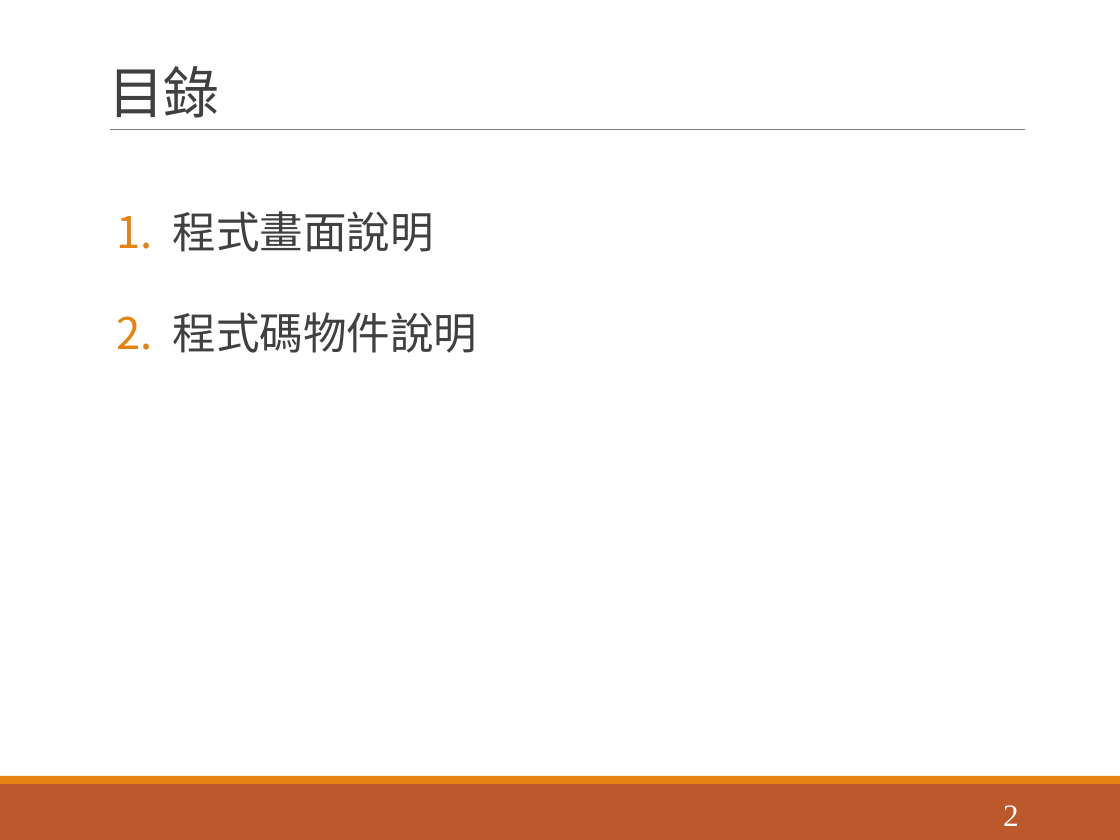
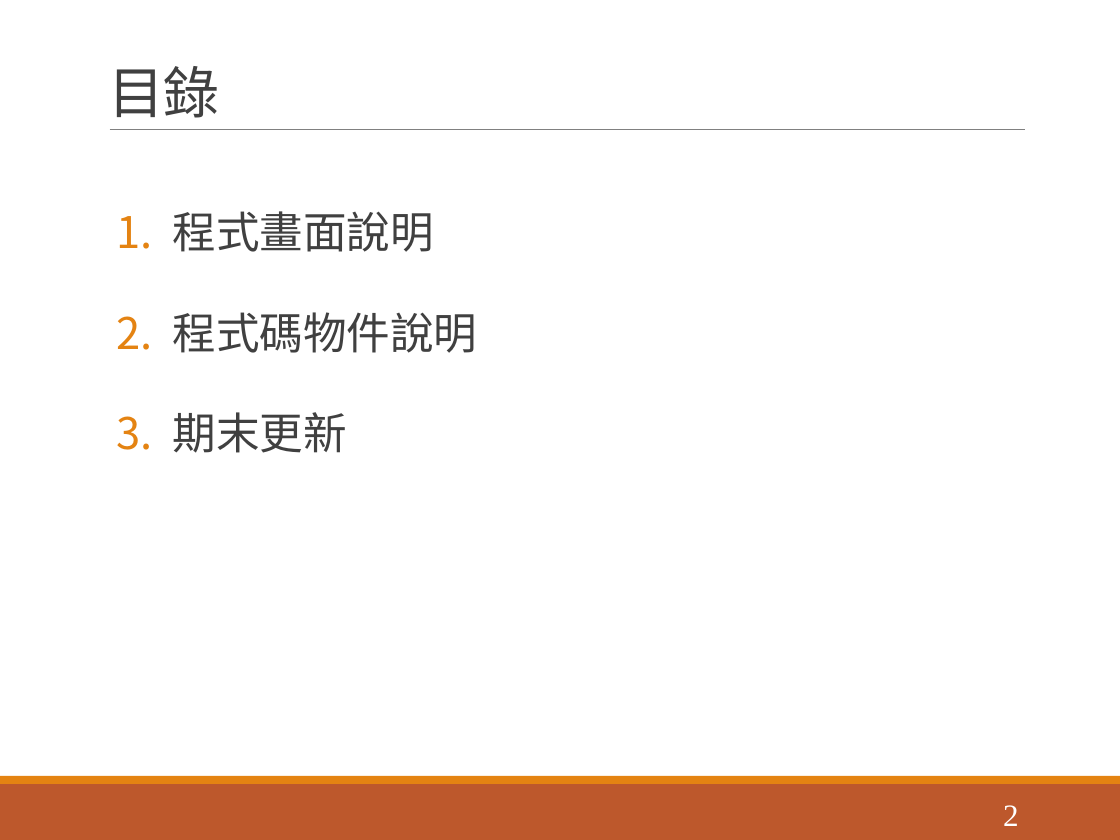
Before and after one commit to jian5753/heston-monter-carlo-multiThread, a slide deck: slide 2 of 期中專案_heston_model的蒙地卡羅模擬.pptx. Drawn at 1120x840 pixels with LibreOffice and Linux fonts; fonts in the diff are those of the drawing. Boxes give left, top, right and bottom in pixels: in the first picture for what was removed or moved away, otherwise in the second. Text is boxed around its words. In the diff, an @@ line names an element or a change of style, - is before the commit and + after.

```diff
--- a/期中專案_heston_model的蒙地卡羅模擬.pptx
+++ b/期中專案_heston_model的蒙地卡羅模擬.pptx
@@ text at bbox=[173, 412, 347, 453]: paragraph added @@
+3. 期末更新
```
Also in this commit, not shown: 3 slides added.
